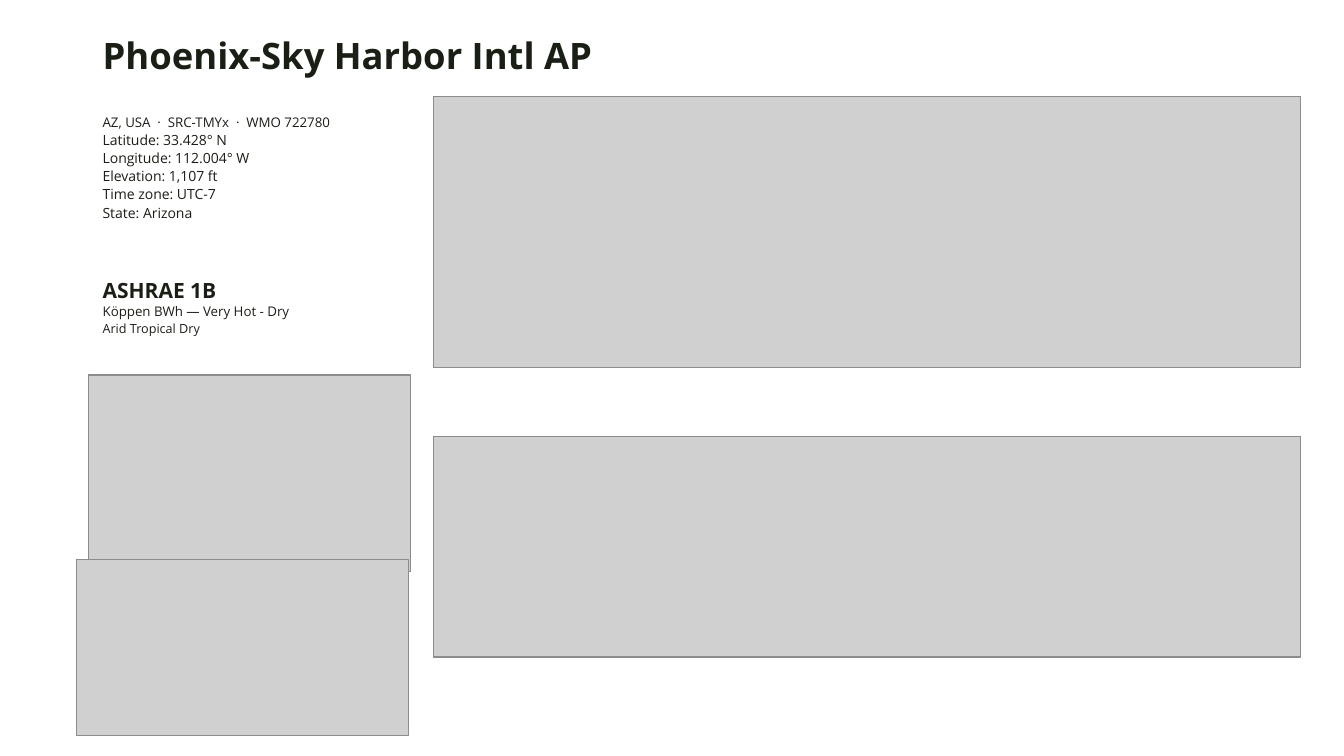
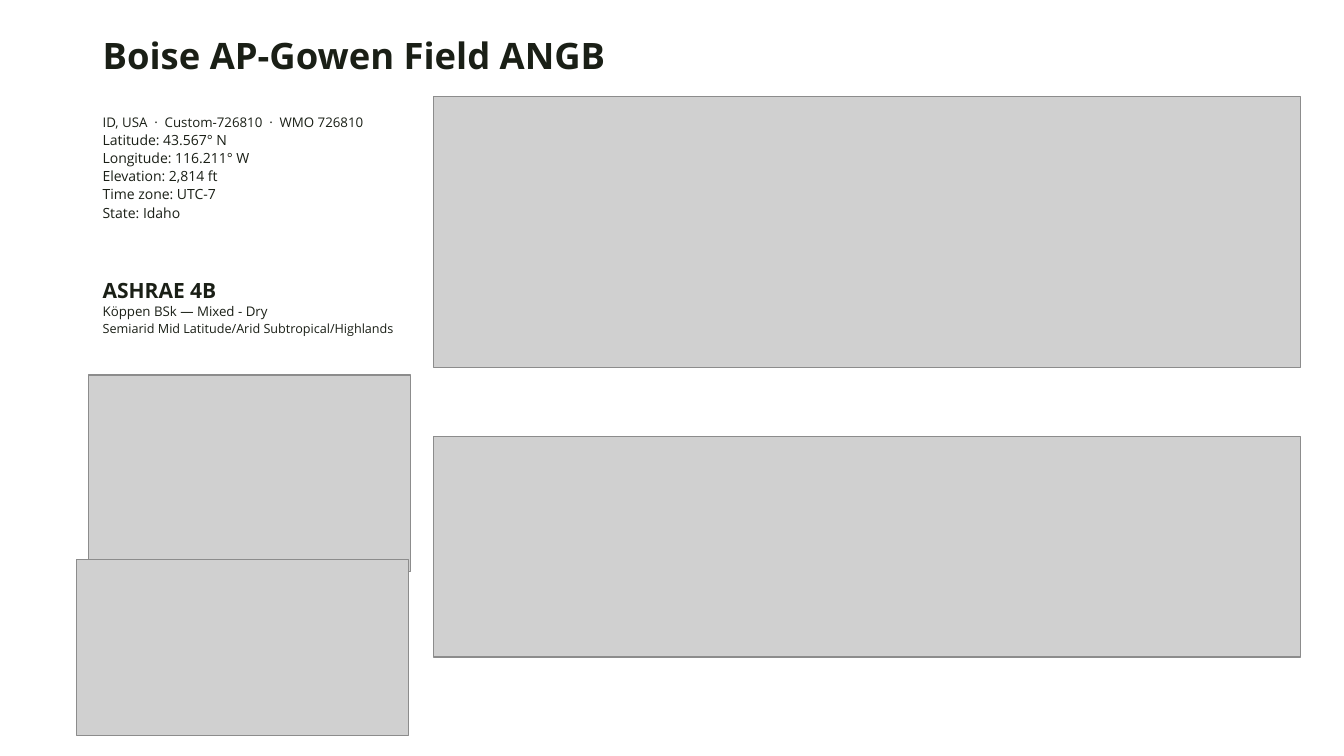
Before and after one commit to A2Efficiency/EXT-epwvis, a slide deck: slide 4 of out/climate-deck.pptx (slide 6 before the commit). Drawn at 1344x756 pixels with LibreOffice and Linux fonts; fonts in the diff are those of the drawing; grey boxes stand for pictures; background and template pictures are left out. Boxes give left, top, right and bottom in pixels: in the first picture for what was removed or moved away, otherwise in the second. Text is boxed around its words. In the diff, an @@ line names an element or a change of style, - is before the commit and + after.

```diff
--- a/out/climate-deck.pptx
+++ b/out/climate-deck.pptx
@@ text at [103, 41, 605, 70]: text changed @@
-Phoenix-Sky Harbor Intl AP
+Boise AP-Gowen Field ANGB
@@ text at [103, 117, 364, 183]: text changed @@
-AZ, USA · SRC-TMYx · WMO 722780
-Latitude: 33.428° N
-Longitude: 112.004° W
-Elevation: 1,107 ft
+ID, USA · Custom-726810 · WMO 726810
+Latitude: 43.567° N
+Longitude: 116.211° W
+Elevation: 2,814 ft
@@ text at [103, 207, 180, 218]: text changed @@
-State: Arizona
+State: Idaho
@@ text at [103, 282, 394, 336]: text changed; size 9.5 to 9 pt @@
-ASHRAE 1B
-Köppen BWh — Very Hot - Dry
-Arid Tropical Dry
+ASHRAE 4B
+Köppen BSk — Mixed - Dry
+Semiarid Mid Latitude/Arid Subtropical/Highlands
```
Also in this commit, not shown: 6 other slides changed, 6 slides added, 19 other files.
